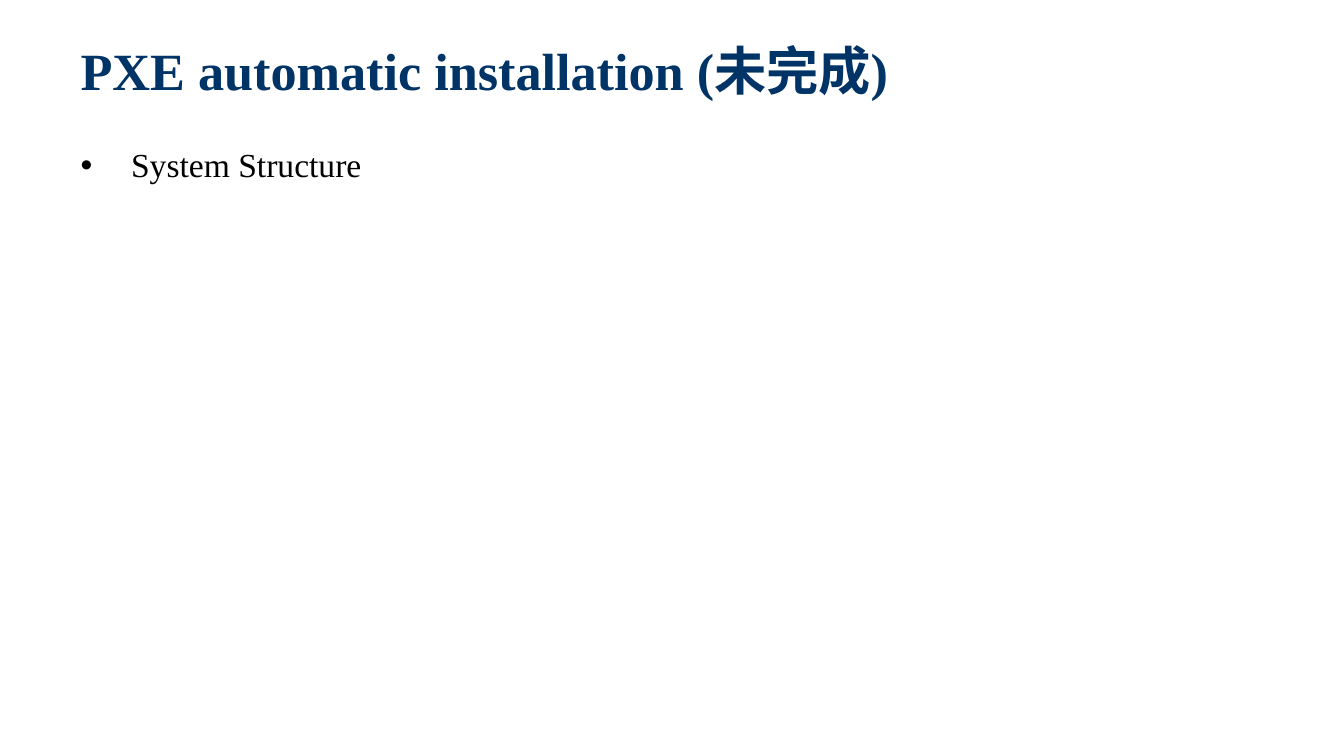
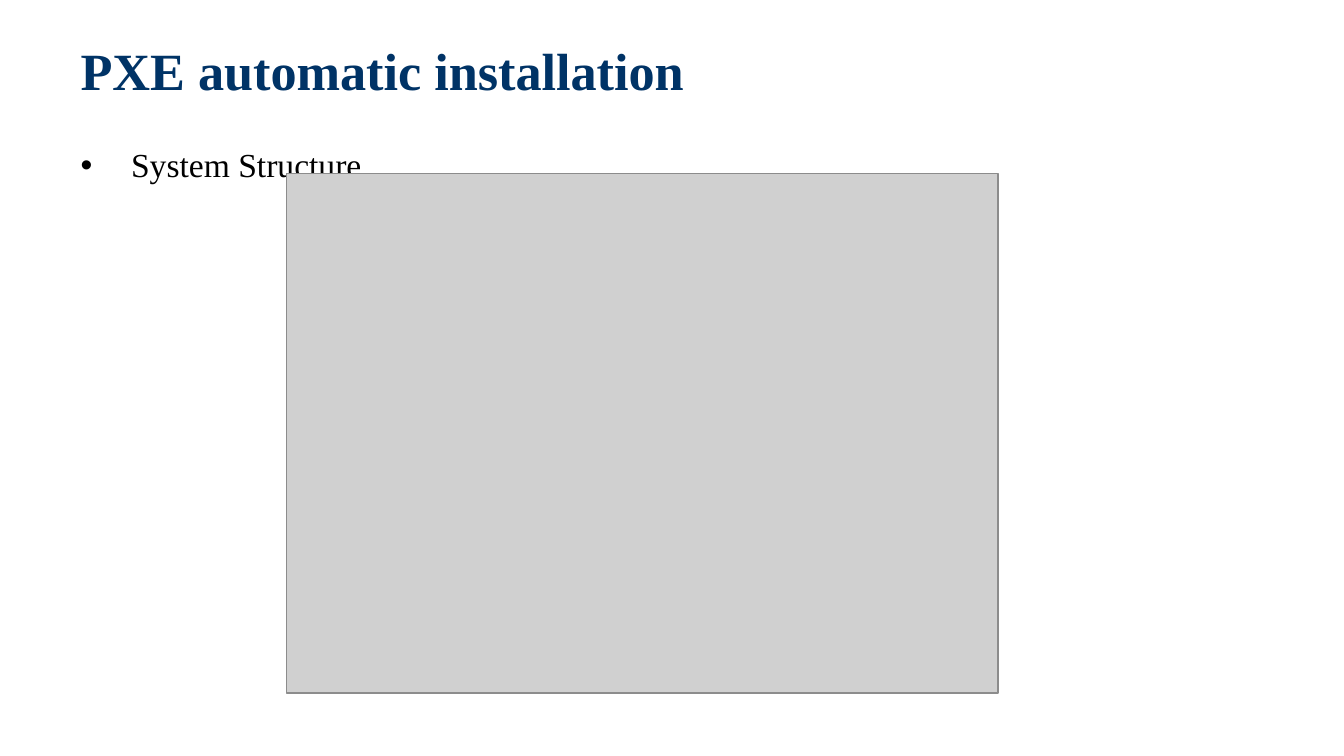
Before and after one commit to jackiejay888/automation, a slide deck: slide 24 of kpi/Test Automation_Demo.pptx (slide 23 before the commit). Drawn at 1344x756 pixels with LibreOffice and Linux fonts; fonts in the diff are those of the drawing; grey boxes stand for pictures; background and template pictures are left out. Boxes give left, top, right and bottom in pixels: in the first picture for what was removed or moved away, otherwise in the second. Text is boxed around its words. In the diff, an @@ line names an element or a change of style, - is before the commit and + after.

```diff
--- a/kpi/Test Automation_Demo.pptx
+++ b/kpi/Test Automation_Demo.pptx
@@ title at (81, 53, 683, 91): text changed @@
-PXE automatic installation (未完成)
+PXE automatic installation
@@ picture added at (286, 173, 997, 694) @@
```
Also in this commit, not shown: 4 other slides changed, 2 slides added, 1 slide removed, 1 other file.
